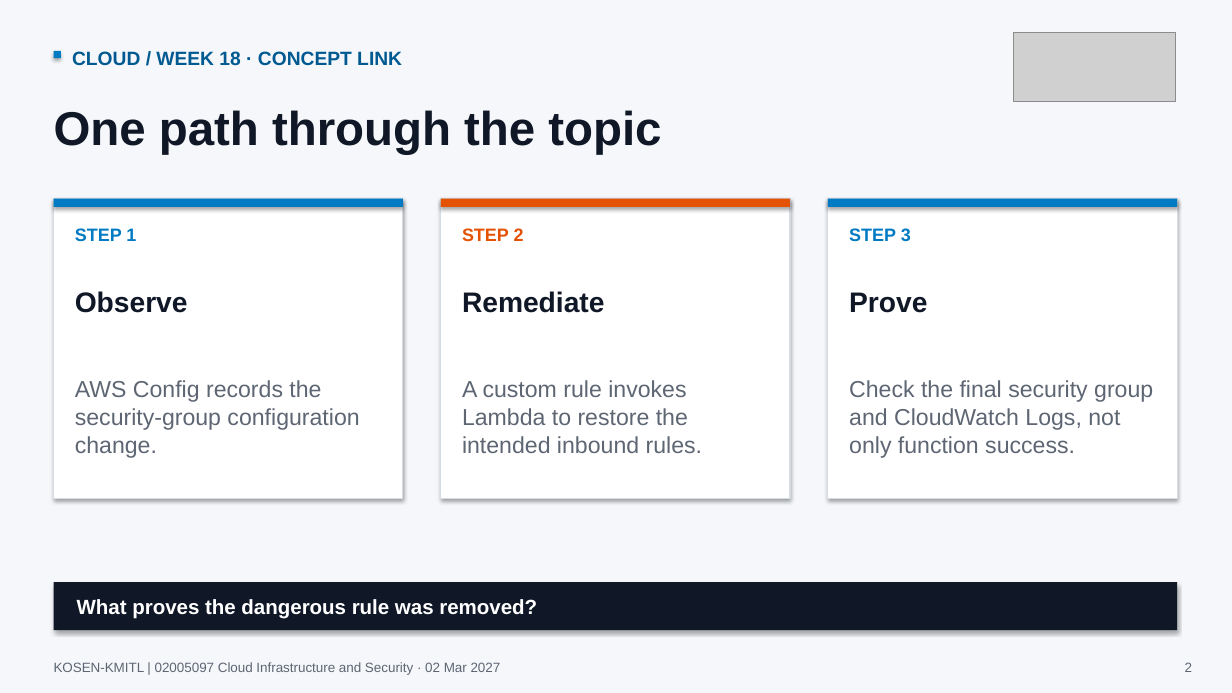
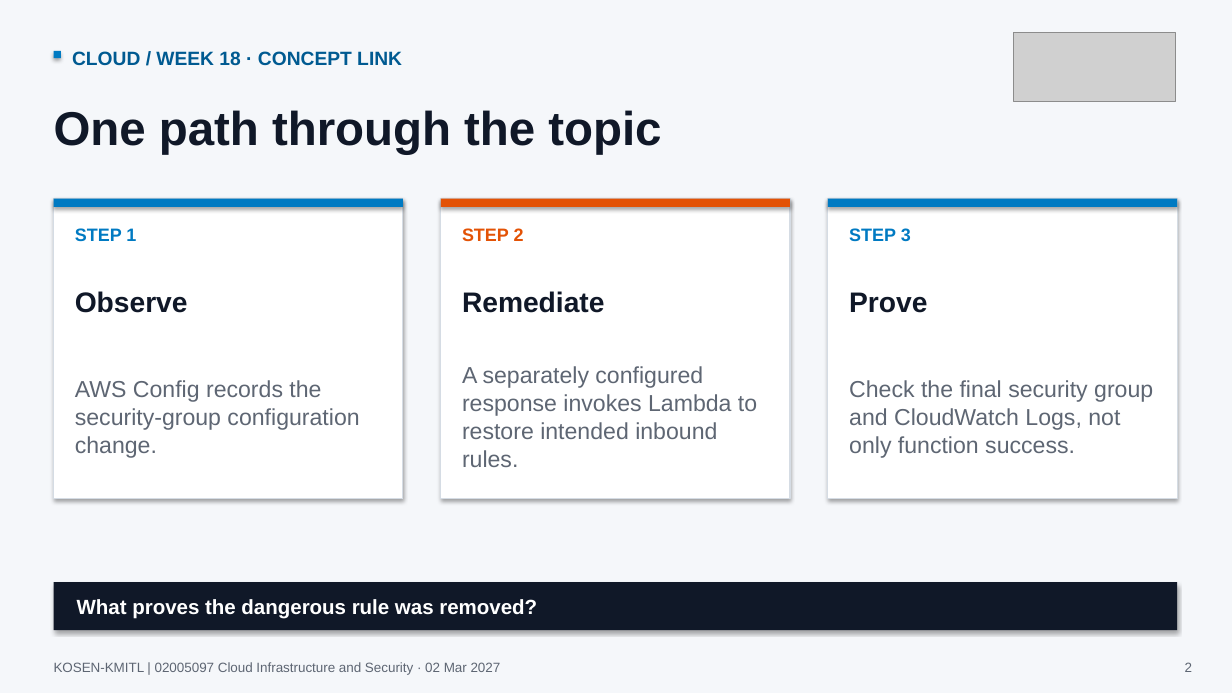
Before and after one commit to nutthakorn7/cloud-infrastructure-security, a slide deck: slide 2 of slides/weekly-bridges/output/Week18_Cloud_Course_Bridge.pptx. Drawn at 1232x693 pixels with LibreOffice and Linux fonts; fonts in the diff are those of the drawing; grey boxes stand for pictures. Boxes give left, top, right and bottom in pixels: in the first picture for what was removed or moved away, otherwise in the second. Text is boxed around its words. In the diff, an @@ line names an element or a change of style, - is before the commit and + after.

```diff
--- a/slides/weekly-bridges/output/Week18_Cloud_Course_Bridge.pptx
+++ b/slides/weekly-bridges/output/Week18_Cloud_Course_Bridge.pptx
@@ text at (462, 366, 757, 467): text changed @@
-A custom rule invokes Lambda to restore the intended inbound rules.
+A separately configured response invokes Lambda to restore intended inbound rules.
```
Also in this commit, not shown: 4 other files.
